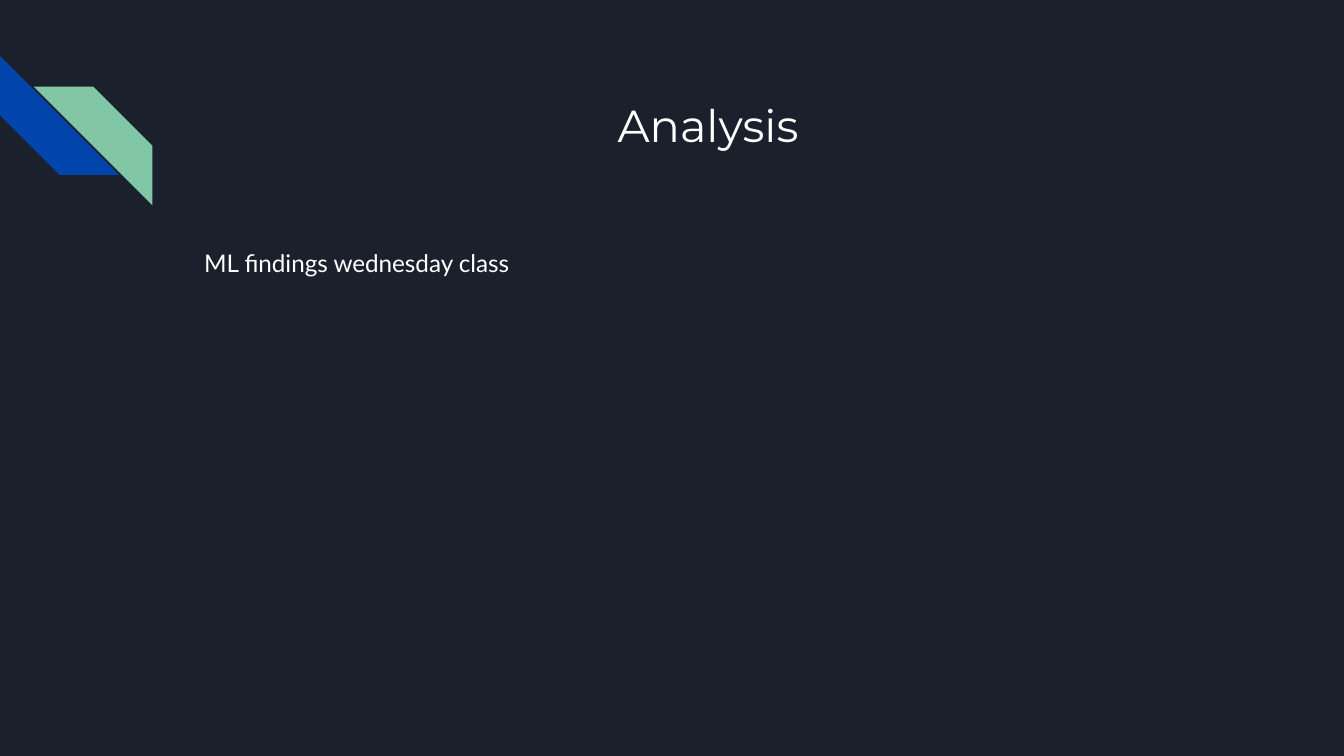
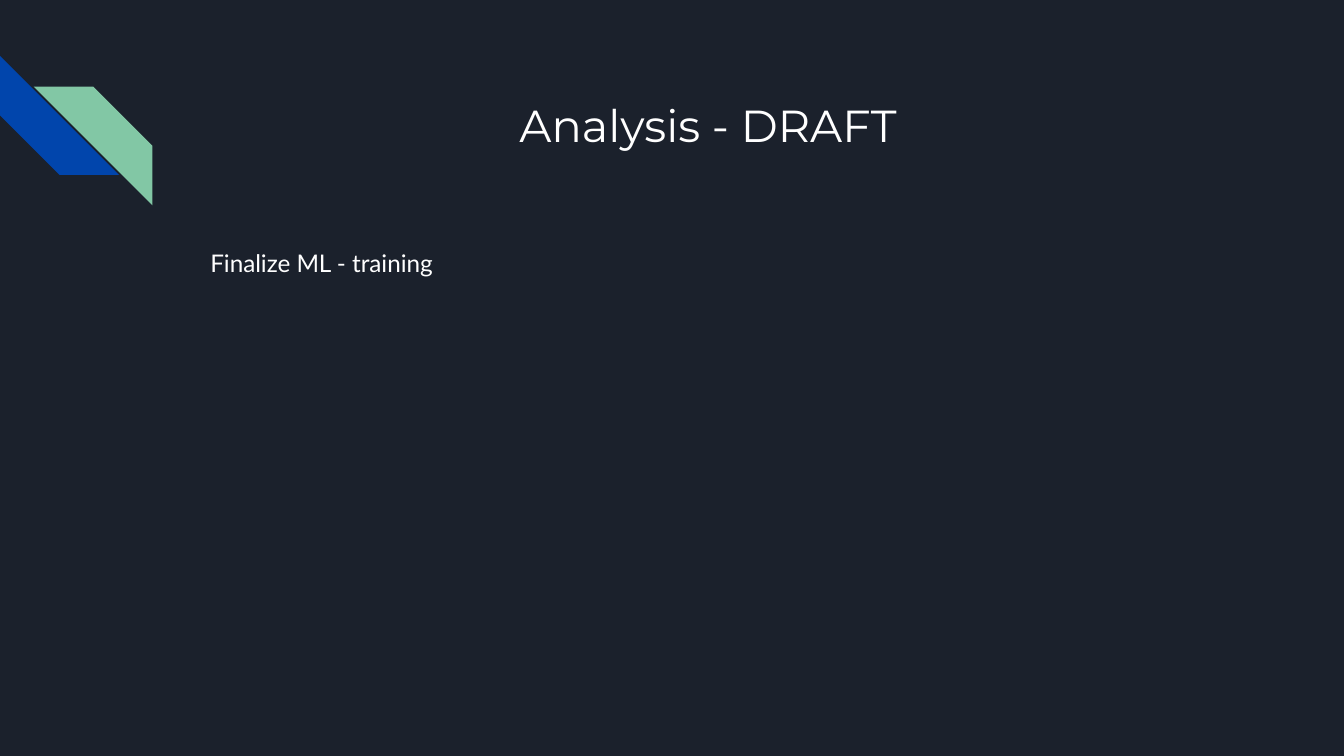
Before and after one commit to VickyCarlson/PCI_Growth, a slide deck: slide 7 of Effect of Educational Attainment on per Capita Growth by State.pptx. Drawn at 1344x756 pixels with LibreOffice and Linux fonts; fonts in the diff are those of the drawing. Boxes give left, top, right and bottom in pixels: in the first picture for what was removed or moved away, otherwise in the second. Text is boxed around its words. In the diff, an @@ line names an element or a change of style, - is before the commit and + after.

```diff
--- a/Effect of Educational Attainment on per Capita Growth by State.pptx
+++ b/Effect of Educational Attainment on per Capita Growth by State.pptx
@@ title at box(519, 108, 897, 151): text changed @@
-Analysis
+Analysis - DRAFT
@@ text at box(210, 254, 433, 277): text changed @@
-ML findings wednesday class
+Finalize ML - training
```
Also in this commit, not shown: 1 other slide changed, 2 slides added, 1 slide removed.
